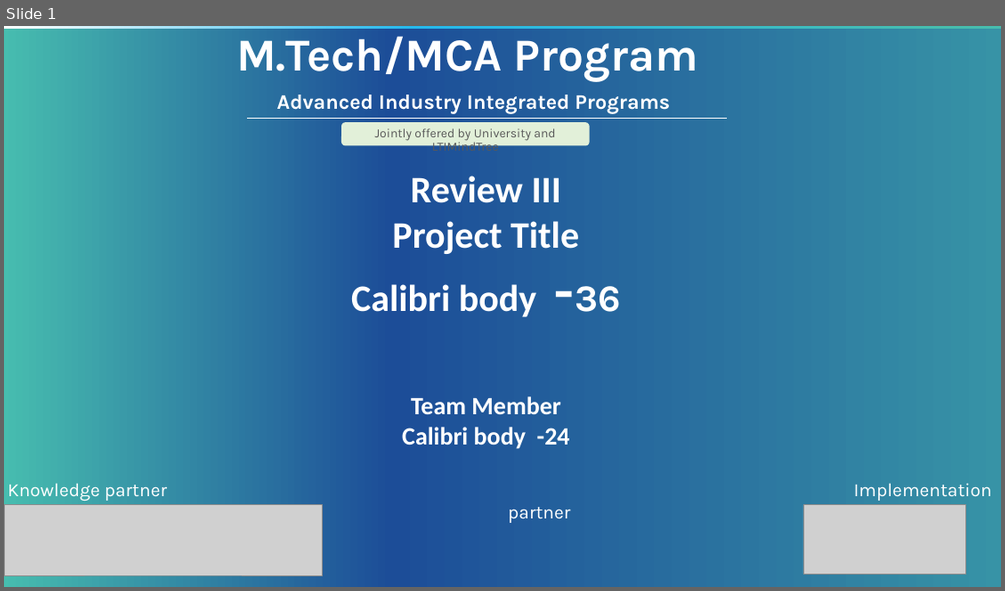
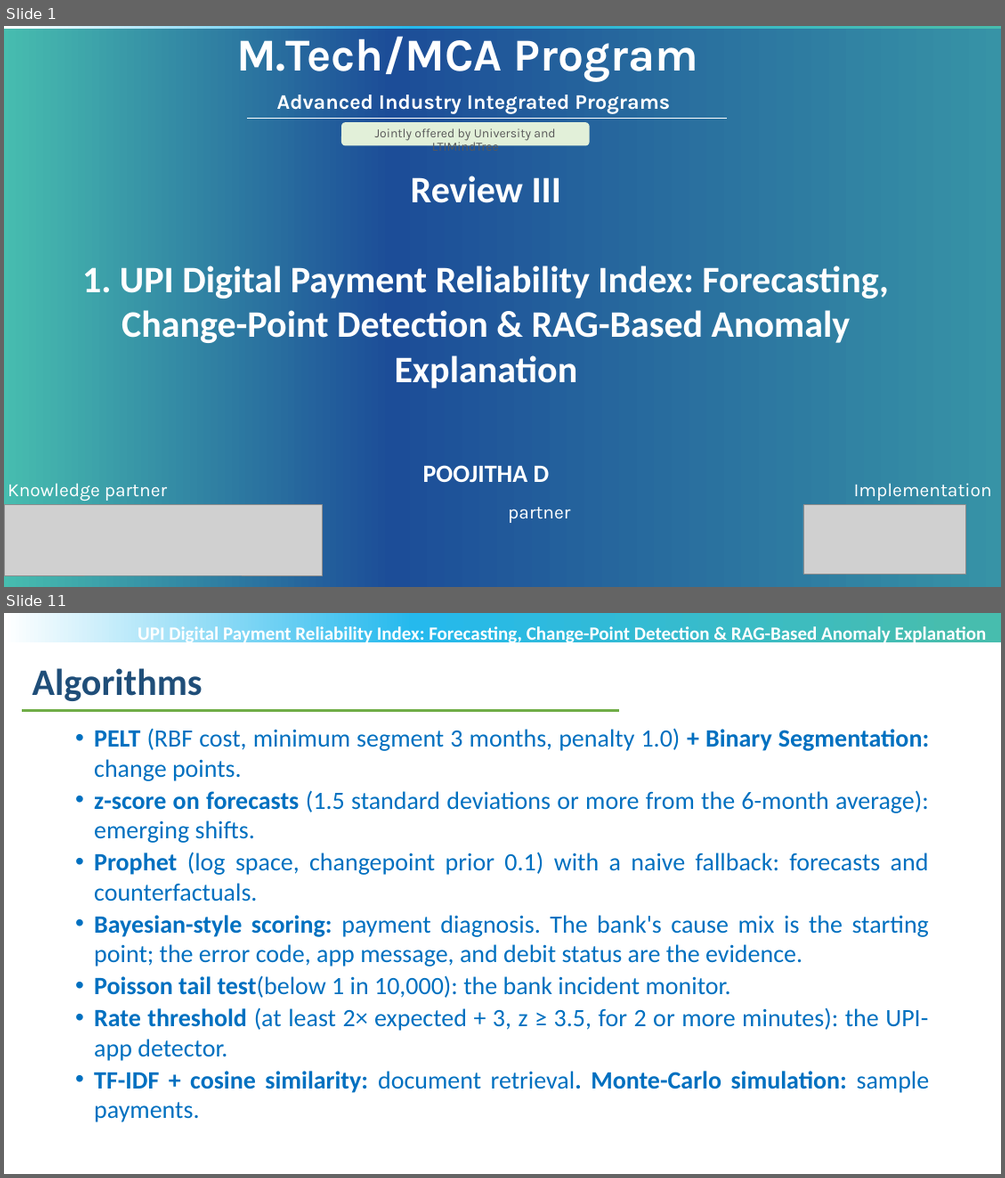
Before and after one commit to POOJITHA-02/lti-proj, a slide deck: MTech-Project_Review3_PPT_Template_V1.pptx. Shown one above the other, each under a label of ours: slide 1 before the commit, slides 1 and 11 after it; the slides between them are not shown. The pictures are 1005x591 and 1005x1178 pixels, drawn with LibreOffice and Linux fonts; fonts in the diff are those of the drawing; grey boxes stand for pictures; background and template pictures are left out. Boxes give left, top, right and bottom in pixels: in the first picture for what was removed or moved away, otherwise in the second. Text is boxed around its words. In the diff, an @@ line names an element or a change of style, - is before the commit and + after.

```diff
--- a/MTech-Project_Review3_PPT_Template_V1.pptx
+++ b/MTech-Project_Review3_PPT_Template_V1.pptx
@@ slide 11 added at (4, 613, 1001, 1174), background #FFFFFF; not listed: 1 template element that a slide beside it also shows @@
@@ text added at (138, 624, 987, 645), 18 pt, text #FFFFFF, bold @@
+UPI Digital Payment Reliability Index: Forecasting, Change-Point Detection & RAG-Based Anomaly Explanation
@@ text added at (32, 668, 202, 701), 36 pt, text #1F4E79, bold @@
+Algorithms
@@ line added from (22, 710) to (619, 710), #70AD47 2.25 pt @@
@@ text added at (94, 728, 930, 1093), 24 pt, text #0070C0 @@
+• PELT (RBF cost, minimum segment 3 months, penalty 1.0) + Binary Segmentation: change points.
+• z-score on forecasts (1.5 standard deviations or more from the 6-month average): emerging shifts.
+• Prophet (log space, changepoint prior 0.1) with a naive fallback: forecasts and counterfactuals.
+• Bayesian-style scoring: payment diagnosis. The bank's cause mix is the starting point; the error code, app message, and debit status are the evidence.
+• Poisson tail test(below 1 in 10,000): the bank incident monitor.
+• Rate threshold (at least 2× expected + 3, z ≥ 3.5, for 2 or more minutes): the UPI-app detector.
+• TF-IDF + cosine similarity: document retrieval. Monte-Carlo simulation: sample payments.
@@ slide 1 changed as well @@
@@ text at (82, 265, 889, 482): text changed @@
-Project Title
-Calibri body -36
-Team Member
-Calibri body -24
+1. UPI Digital Payment Reliability Index: Forecasting, Change-Point Detection & RAG-Based Anomaly Explanation
+POOJITHA D
```
Also in this commit, not shown: 1 other slide changed, 17 other slides added, 9 slides removed.
